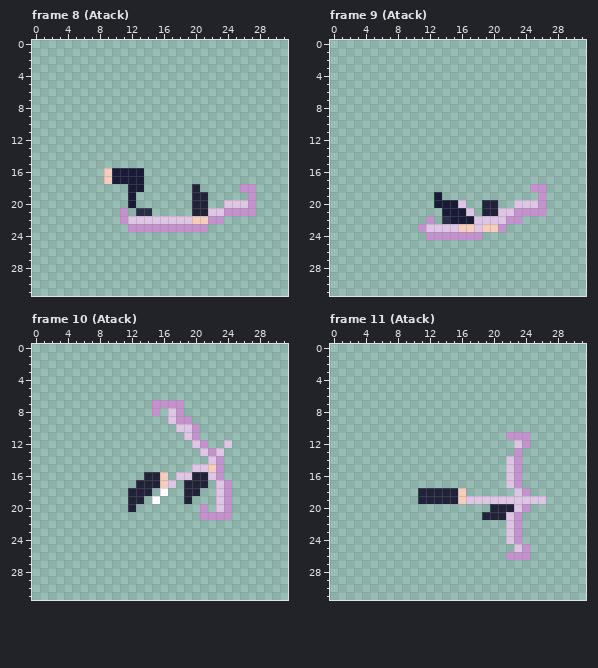
One commit to this pixel-art file: assets/source/Player sprite.aseprite. The first picture shows the starting point.
32x32 pixels, 31 frames. Shown: frame 8 (Atack), frame 9 (Atack), frame 10 (Atack), frame 11 (Atack). The commit also changed other frames, which this record leaves out.
After the commit:
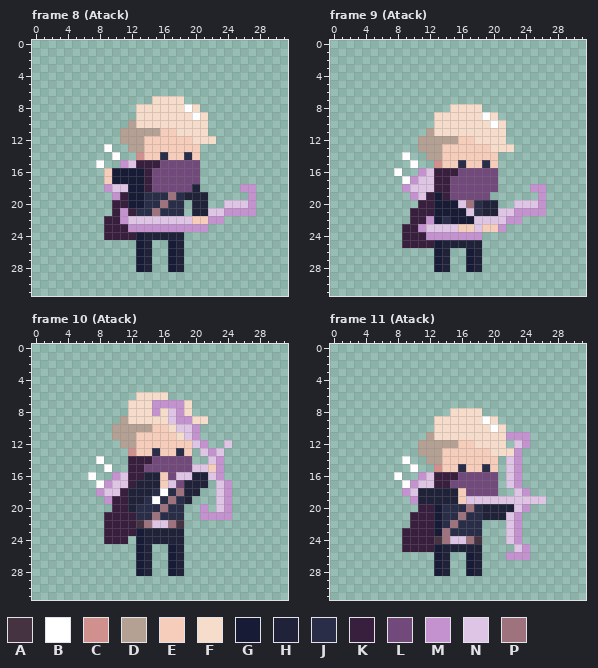
Palette (. is transparent): A #463341  B #ffffff  C #d0908e  D #b4a193  E #f6cdba  F #f6ddcb  G #171b35  H #1f2239  J #2a2d48  K #381f3e  L #71497b  M #c492cf  N #dfc5e5  P #9e737e
The exact change:
layer "Player" now shown
Changed rows in their new state; - is an unchanged pixel.
Frame 8 (Atack), layer "Player":
first column x 8:
 7 -------FFFF----
 8 -----FFFFFFBF--
 9 -----FFFFFFFBF-
10 ----DFFFFFFFFF-
11 ---DDDDDEEFFFF-
12 ---DDDEEEEEEFFF
13 -B--DDEEEEEEE--
14 --B--CEEJEEJE--
15 B--MNKKKLLLLL--
16 ------KLLLLLL--
17 ------KLLLLLL--
18 -MNN--KLLLLL---
19 --MK-GJJJPJH---
20 --KK-GJJPJJ----
21 --K-K--PJJJ----
22 -KK------------
23 -KKK-----------
24 -KKKKGHHHHH----
25 -----GH--GH----
26 -----GH--GH----
27 -----GH--GH----
28 -----GH--GH----
Frame 9 (Atack), layer "Player":
first column x 8:
 8 -------FFFF----
 9 -----FFFFFFBF--
10 -----FFFFFFFBF-
11 ----DFFFFFFFFF-
12 ---DDDDDEEFFFF-
13 ---DDDEEEEEEFFF
14 -B--DDEEEEEEE--
15 --B--CEEJEEJE--
16 B--MNKKKLLLLL--
17 -BMNNKKLLLLLL--
18 -MNNNKKLLLLLL--
19 --MNK-KLLLLL---
20 ---KK----PJ----
21 --KKKG----J----
22 --KK-G---------
23 -KK------------
24 -KKK-----------
25 -KKKKGHHHHH----
26 -----GH--GH----
27 -----GH--GH----
28 -----GH--GH----
Frame 10 (Atack), layer "Player":
first column x 7:
 6 ------FFFF-----
 7 -----FFF----F--
 8 -----FFF-F--F--
 9 ----DFFFFF---FF
10 ---DDDDDEEF----
11 ---DDDEEEEEF---
12 ----DDEEEEEEE--
13 -----CEEJEEJE--
14 -B---KKKLLLLL--
15 --B--KKLLLLLL--
16 B--MNKK---L----
17 -BMNNK-----L---
18 -MNNK---J-JP---
19 --MKK--J-JPJ---
20 ---KK-JJJPJJ---
21 --KKKKJJPJJJ---
22 --KKKKAPNNPA---
23 --KKKKGHHHHH---
24 --KKK-GHHHHH---
25 ------GH--GH---
26 ------GH--GH---
27 ------GH--GH---
28 ------GH--GH---
Frame 11 (Atack), layer "Player":
first column x 8:
 8 -------FFFF----
 9 -----FFFFFFBF--
10 -----FFFFFFFBF-
11 ----DFFFFFFFFF-
12 ---DDDDDEEFFFF-
13 ---DDDEEEEEEFFF
14 -B--DDEEEEEEE--
15 --B--CEEJEEJE--
16 B--MNKKKLLLLL--
17 -BMNNKKLLLLLL--
18 -MN------LLLL--
19 --M------------
20 ---KKGJJJPJH---
21 --KKKGJJPJJ----
22 --KKKGJPJJJ----
23 -KKKKGPJJJJ----
24 -KKKKAPNNPA----
25 -KKKKGHHHHH----
26 -----GH--GH----
27 -----GH--GH----
28 -----GH--GH----
